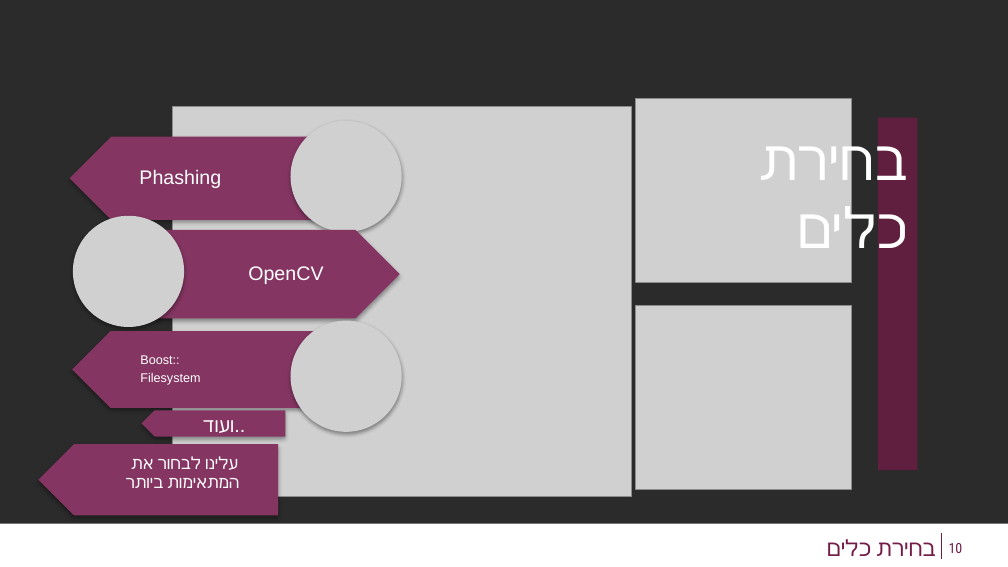
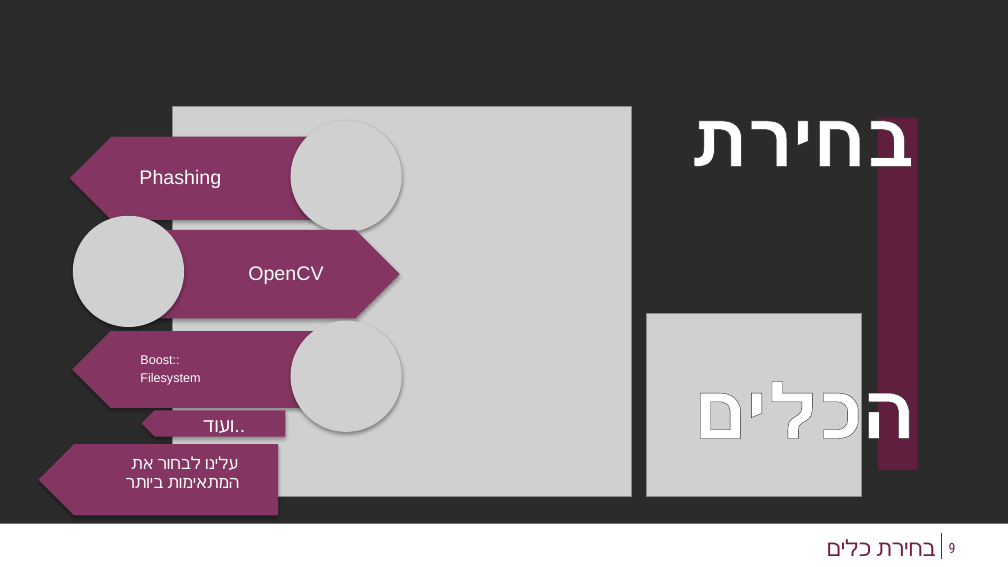
Before and after one commit to Effi-S/Image-Organizer, a slide deck: slide 9 of מצגת עדכנית.pptx (slide 10 before the commit). Drawn at 1008x567 pixels with LibreOffice and Linux fonts; fonts in the diff are those of the drawing; grey boxes stand for pictures; background and template pictures are left out; a plain dark background stands for a picture behind light text. Boxes give left, top, right and bottom in pixels: in the first picture for what was removed or moved away, otherwise in the second. Text is boxed around its words. In the diff, an @@ line names an element or a change of style, - is before the commit and + after.

```diff
--- a/מצגת עדכנית.pptx
+++ b/מצגת עדכנית.pptx
@@ picture removed at <box>636,99,852,282</box> @@
@@ title at <box>690,118,915,458</box>: text changed; size 40 to 54 pt; bold on @@
-בחירת כלים
+בחירת
+הכלים
@@ picture: place and size @@
-picture at <box>636,305,852,489</box>
+picture at <box>646,313,862,497</box>
@@ page number at <box>949,543,956,553</box>: text changed @@
-10
+9
```
Also in this commit, not shown: 8 other slides changed, 1 slide removed.
